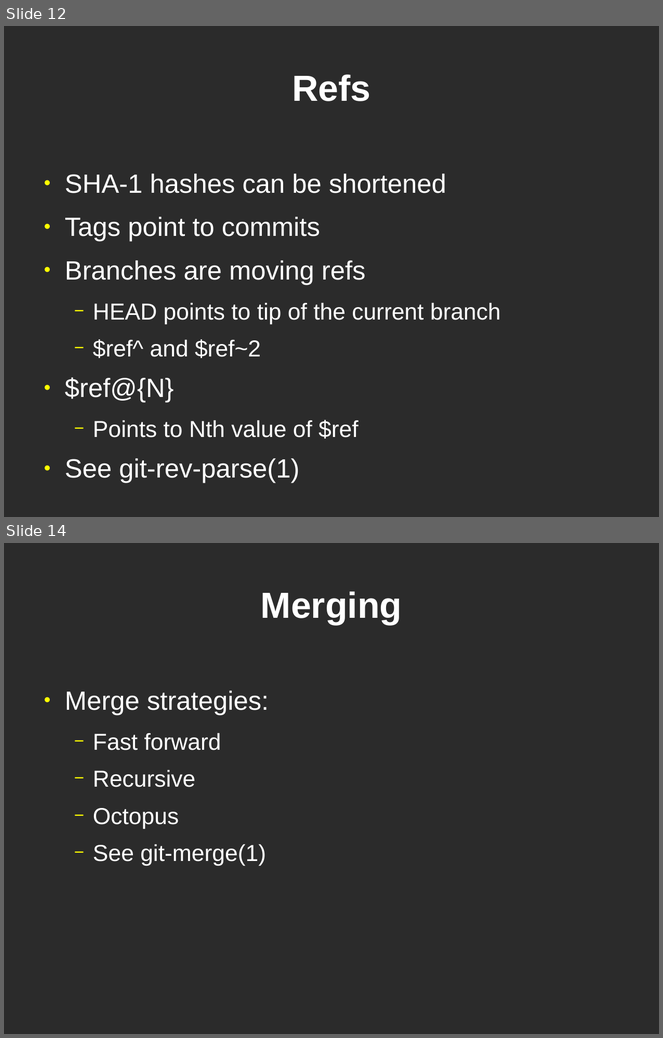
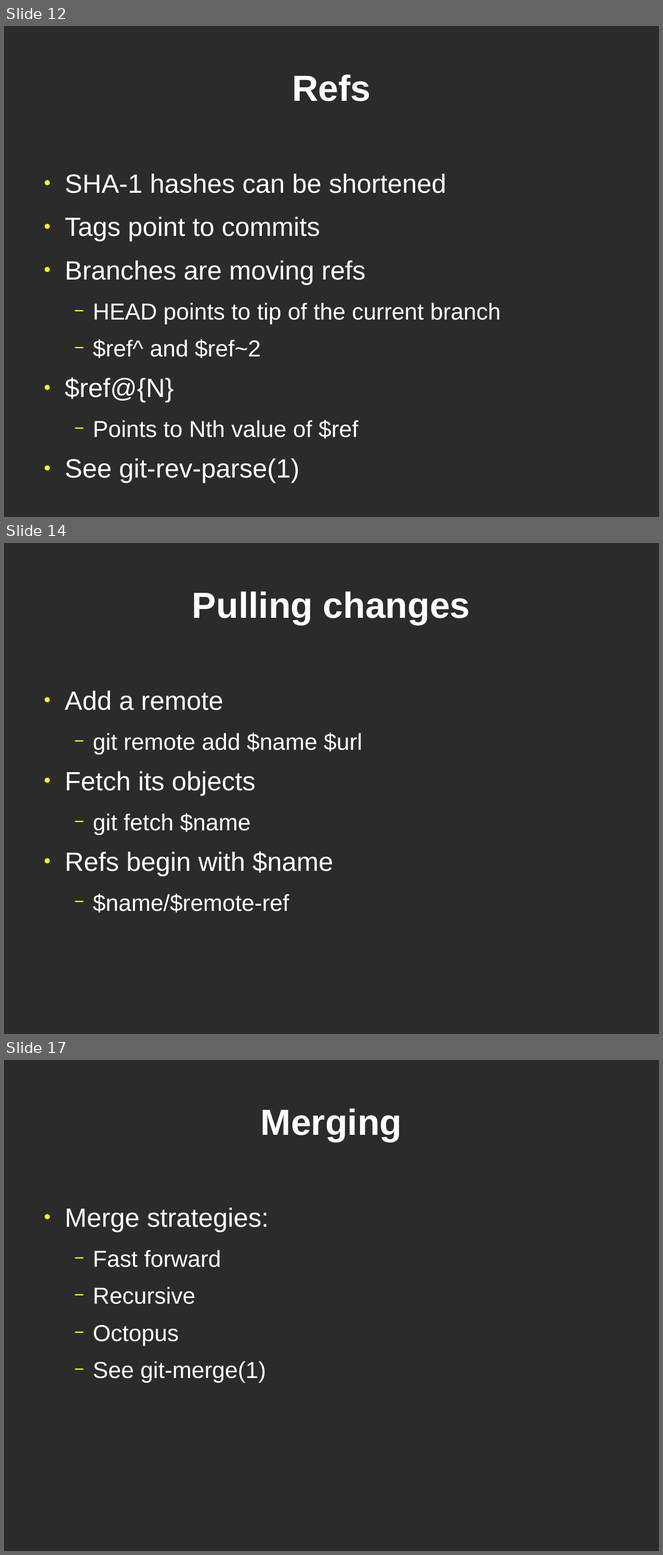
Before and after one commit to bjc/dvcs-git-slides, a slide deck: git.odp. Shown one above the other, each under a label of ours: slides 12 and 14 before the commit, slides 12, 14 and 17 after it; the slides between them are not shown. The pictures are 663x1038 and 663x1555 pixels, drawn with LibreOffice and Linux fonts; fonts in the diff are those of the drawing; background and template pictures are left out; a plain dark background stands for a picture behind light text. Boxes give left, top, right and bottom in pixels: in the first picture for what was removed or moved away, otherwise in the second. Text is boxed around its words. In the diff, an @@ line names an element or a change of style, - is before the commit and + after.

Commit message:
Add more stuff on remotes section.

```diff
--- a/git.odp
+++ b/git.odp
@@ slide 14 added at box(4, 543, 659, 1034), background picture (left out) @@
@@ title added at box(192, 591, 470, 625), 44 pt, text #FFFFFF, bold @@
+Pulling changes
@@ text added at box(65, 691, 362, 913), 28 pt, text #FFFFFF @@
+● Add a remote
+  − git remote add $name $url
+● Fetch its objects
+  − git fetch $name
+● Refs begin with $name
+  − $name/$remote-ref
@@ what was slide 14 is now slide 17 @@
```
Also in this commit, not shown: 1 slide changed, 2 other slides added.
